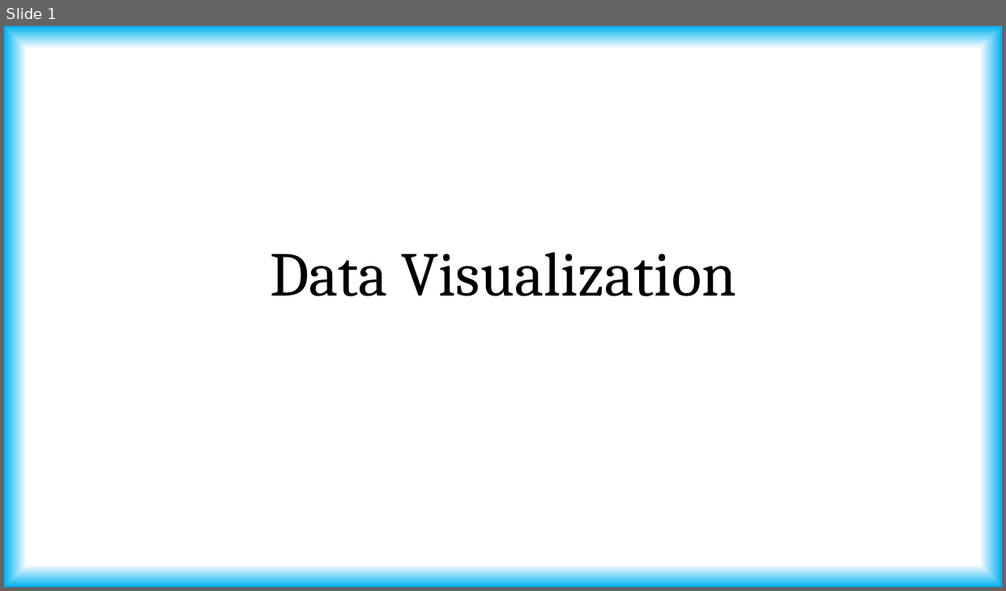
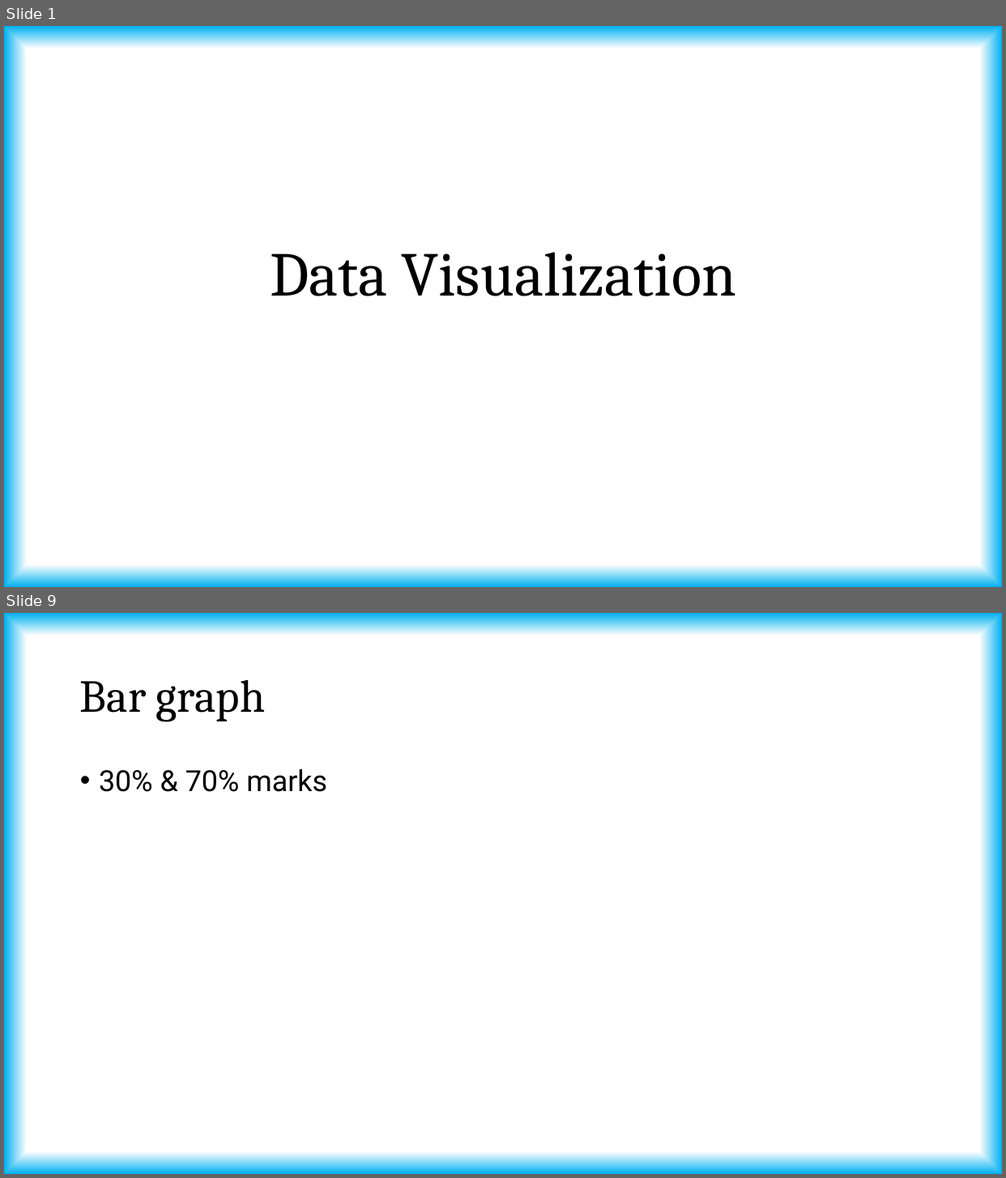
Before and after one commit to tanmoyie/Applied-Statistics, a slide deck: Introduction to Data Visualization with Python.pptx. Shown one above the other, each under a label of ours: slide 1 before the commit, slides 1 and 9 after it; the slides between them are not shown. The pictures are 1006x591 and 1006x1178 pixels, drawn with LibreOffice and Linux fonts; fonts in the diff are those of the drawing. Boxes give left, top, right and bottom in pixels: in the first picture for what was removed or moved away, otherwise in the second. Text is boxed around its words. In the diff, an @@ line names an element or a change of style, - is before the commit and + after.

```diff
--- a/Introduction to Data Visualization with Python.pptx
+++ b/Introduction to Data Visualization with Python.pptx
@@ slide 9 added at <box>4,613,1002,1174</box>, background gradient #FFFFFF to #00B0F0 @@
@@ title added at <box>80,679,265,722</box>, 44 pt, text #000000 @@
+Bar graph
@@ text added at <box>99,769,327,792</box>, 28 pt, text #000000 @@
+• 30% & 70% marks
```
Also in this commit, not shown: 5 slides changed, 2 other slides added, 5 other files.
